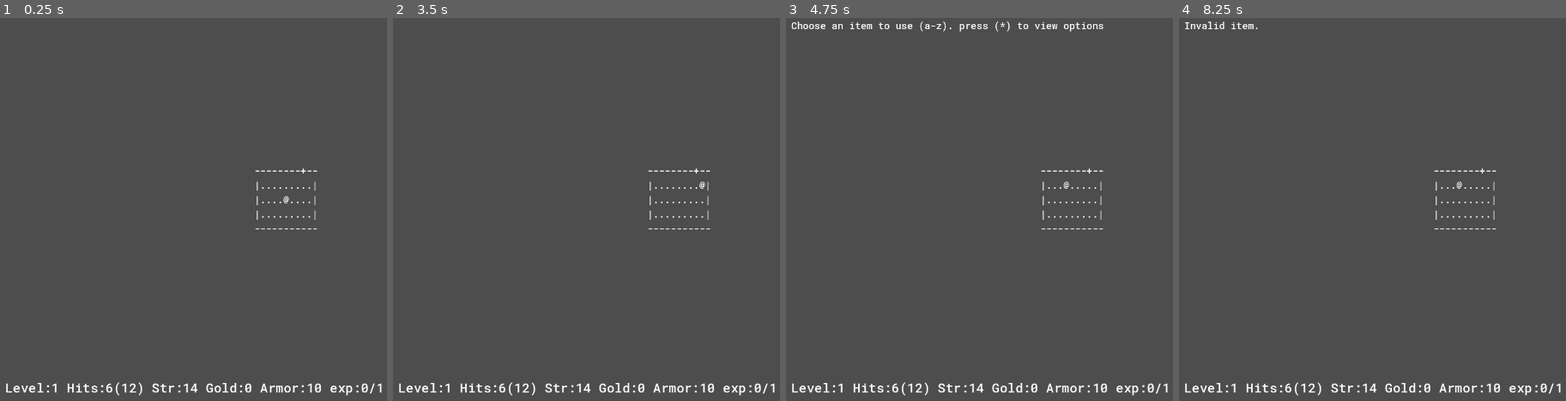
Above: before the commit, frames 1-4 (left to right).
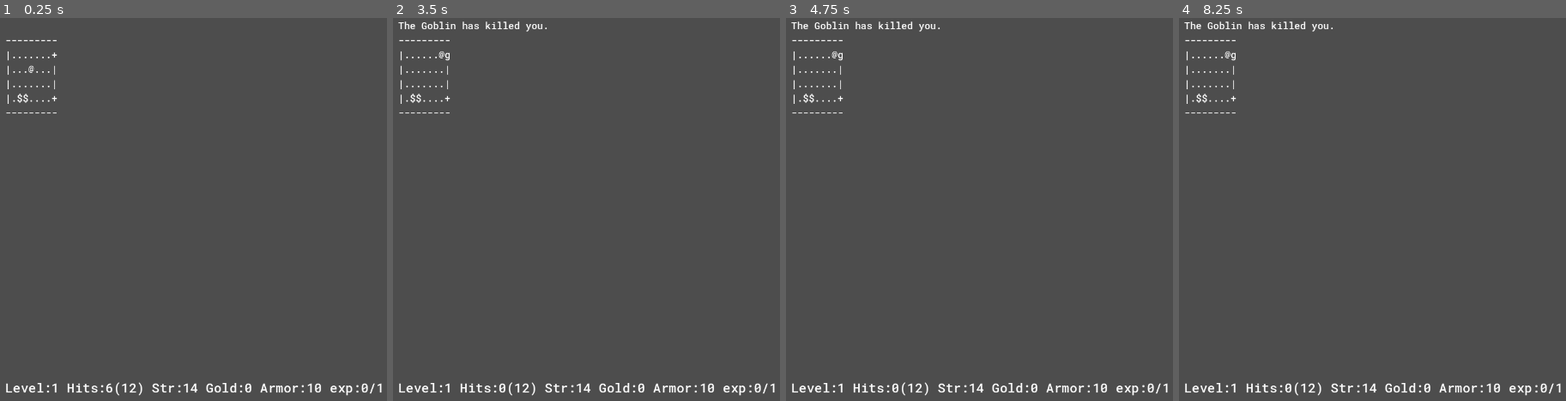
Above: after the commit, the same moments.

Repository: Kristjan-Kessel/GodotRogue
Game: Godot game, scene res://Scenes/main.tscn
Two runs of this game, one before a commit and one after it. Both use one fixed random seed, a clock stepped at 60 frames per second and the inputs below.
Inputs:
- Up to frame 1 (0.25 s): no input
- Up to frame 2 (3.5 s): tap Enter at 0.5 s; hold Right (ui_right) 0.53-1.28 s; tap Space (continue) at 0.6, 1.55, 2, 2.3, 2.75, 3.05 s; hold Down (ui_down) 1.28-2.03 s; tap D (command_drop) at 1.35 s; hold Right (ui_right) 2.03-2.78 s; tap F (command_find) at 2.1 s; hold Up (ui_up) from 2.78 s (still down); tap . (command_rest) at 2.85 s
- Up to frame 3 (4.75 s): release Up (ui_up) at 3.53 s; hold Left (ui_left) from 3.53 s (still down); tap T (command_take_armor_off) at 3.6 s; tap Space (continue) at 3.8, 4.25, 4.55 s; tap F1 (command_help) at 4.15 s; tap Q (command_use_item) at 4.35 s
- Up to frame 4 (8.25 s): tap Space (continue) at 5, 5.3, 5.75, 5.85, 6.6, 7.55 s; release Left (ui_left) at 5.03 s; hold Down (ui_down) 5.03-5.78 s; tap W (command_wield_weapon) at 5.1 s; hold Right (ui_right) 5.78-6.53 s; hold Up (ui_up) 6.53-7.28 s; hold Right (ui_right) 7.28-8.03 s; tap D (command_drop) at 7.35 s; hold Down (ui_down) from 8.03 s (still down); tap F (command_find) at 8.1 s

The runs differ from the first frame. In frame 1, 0.5% of the frame differs, in the area x 1-83%, y 5-56%; in frame 2, 0.8%; in frame 3, 1.1%, in the area x 1-83%, y 0-98%; in frame 4, 0.8%.

Commit message:
add help screen with controls

Diff:
--- a/Scenes/main.tscn
+++ b/Scenes/main.tscn
@@ -51,6 +51,7 @@
 [connection signal="command_find" from="Player" to="." method="_on_player_command_find"]
 [connection signal="drop_item" from="Player" to="." method="_on_player_drop_item"]
 [connection signal="log_message" from="Player" to="." method="_on_player_log_message"]
+[connection signal="open_help_menu" from="Player" to="." method="_on_player_open_help_menu"]
 [connection signal="open_inventory" from="Player" to="." method="_on_player_open_inventory"]
 [connection signal="player_move" from="Player" to="." method="_on_player_move"]
 [connection signal="render_map" from="Player" to="." method="_on_player_render_map"]
--- a/Scripts/Enemies/goblin.tscn
+++ b/Scripts/Enemies/goblin.tscn
@@ -1,6 +1,6 @@
 [gd_scene load_steps=2 format=3 uid="uid://cjfo4ytte5ile"]
 
-[ext_resource type="Script" uid="uid://11xw3s27c5ly" path="res://goblin.gd" id="1_y1ke7"]
+[ext_resource type="Script" uid="uid://11xw3s27c5ly" path="res://Scripts/Enemies/goblin.gd" id="1_y1ke7"]
 
 [node name="goblin" type="Node2D"]
 script = ExtResource("1_y1ke7")
--- a/Scripts/Level/level_generator.gd
+++ b/Scripts/Level/level_generator.gd
@@ -292,12 +292,15 @@
 static func get_ascii_from_file(file_name: String) -> Array:
 	var path = "res://Test Levels/" + file_name
 	var result = []
-
+	var longest = 0
 	if FileAccess.file_exists(path):
 		var file = FileAccess.open(path, FileAccess.READ)
 		while !file.eof_reached():
 			var line = file.get_line()
 			var char_array = line.split("", false)
+			if line.length() > longest:
+				longest = line.length()
+			line.rpad(longest, " ")
 			result.append(char_array)
 		file.close()
 	else:
--- a/Scripts/Player/player.gd
+++ b/Scripts/Player/player.gd
@@ -7,6 +7,7 @@
 signal open_inventory(text)
 signal render_map()
 signal drop_item(item)
+signal open_help_menu()
 
 # Movement variables
 var move_direction = Vector2.ZERO
@@ -20,7 +21,7 @@
 @onready var stats = $Stats
 
 # Commands
-enum CommandType {DEATH, NONE, FIND, MOVE, INVENTORY, DROP, WEAR_ARMOR, WIELD_WEAPON, USE_ITEM, ATTACK} # For commands that take an argument to execute (ex: direction)
+enum CommandType {DEATH, NONE, FIND, MOVE, INVENTORY, HELP, DROP, WEAR_ARMOR, WIELD_WEAPON, USE_ITEM, ATTACK} # For commands that take an argument to execute (ex: direction)
 var current_command = CommandType.NONE
 
 # Inventory
@@ -100,6 +101,10 @@
 					render_map.emit()
 			return
 		CommandType.INVENTORY:
+			if Input.is_action_just_pressed("continue"):
+				current_command = CommandType.NONE
+				render_map.emit()
+		CommandType.HELP:
 			if Input.is_action_just_pressed("continue"):
 				current_command = CommandType.NONE
 				render_map.emit()
@@ -189,6 +194,10 @@
 		elif Input.is_action_just_pressed("command_use_item"):
 			current_command = CommandType.USE_ITEM
 			log_message.emit("Choose an item to use (a-z). press (*) to view options")
+		elif Input.is_action_just_pressed("command_help"):
+			current_command = CommandType.HELP
+			open_help_menu.emit()
+
 func delay_actions(delay: float):
 	action_delay_timer = delay
 
--- a/Scripts/main.gd
+++ b/Scripts/main.gd
@@ -16,12 +16,14 @@
 	Globals.initialize_randomness()
 	print("Using seed: ", Globals.rng_seed)
 	ui.update_stats(player, turn)
-	new_level()
-	#test_level()
+	#new_level()
+	test_level()
 
 func get_tile(position: Vector2) -> Tile:
-	if position.y >= 0 and position.y < map_data.size() and position.x >= 0 and position.x < map_data[0].size():
-		return map_data[position.y][position.x]
+	if position.y >= 0 and position.y < map_data.size():
+		var row = map_data[position.y]
+		if position.x >= 0 and position.x < row.size():
+			return map_data[position.y][position.x]
 	return null
 
 func get_tile_neighbours(tile: Tile) -> Array:
@@ -279,3 +281,10 @@
 
 func _on_stats_player_death() -> void:
 	pass
+
+func _on_player_open_help_menu() -> void:
+	var file = FileAccess.open("res://Assets/help.txt", FileAccess.READ)
+	if file:
+		var text = file.get_as_text()
+		ui.set_stats_message("- Press space to continue -")
+		level.text = text
Not shown, added: Assets/help.txt
Renamed: goblin.gd -> Scripts/Enemies/goblin.gd
Renamed: goblin.gd.uid -> Scripts/Enemies/goblin.gd.uid
Not shown, changed: Test Levels/text.txt
